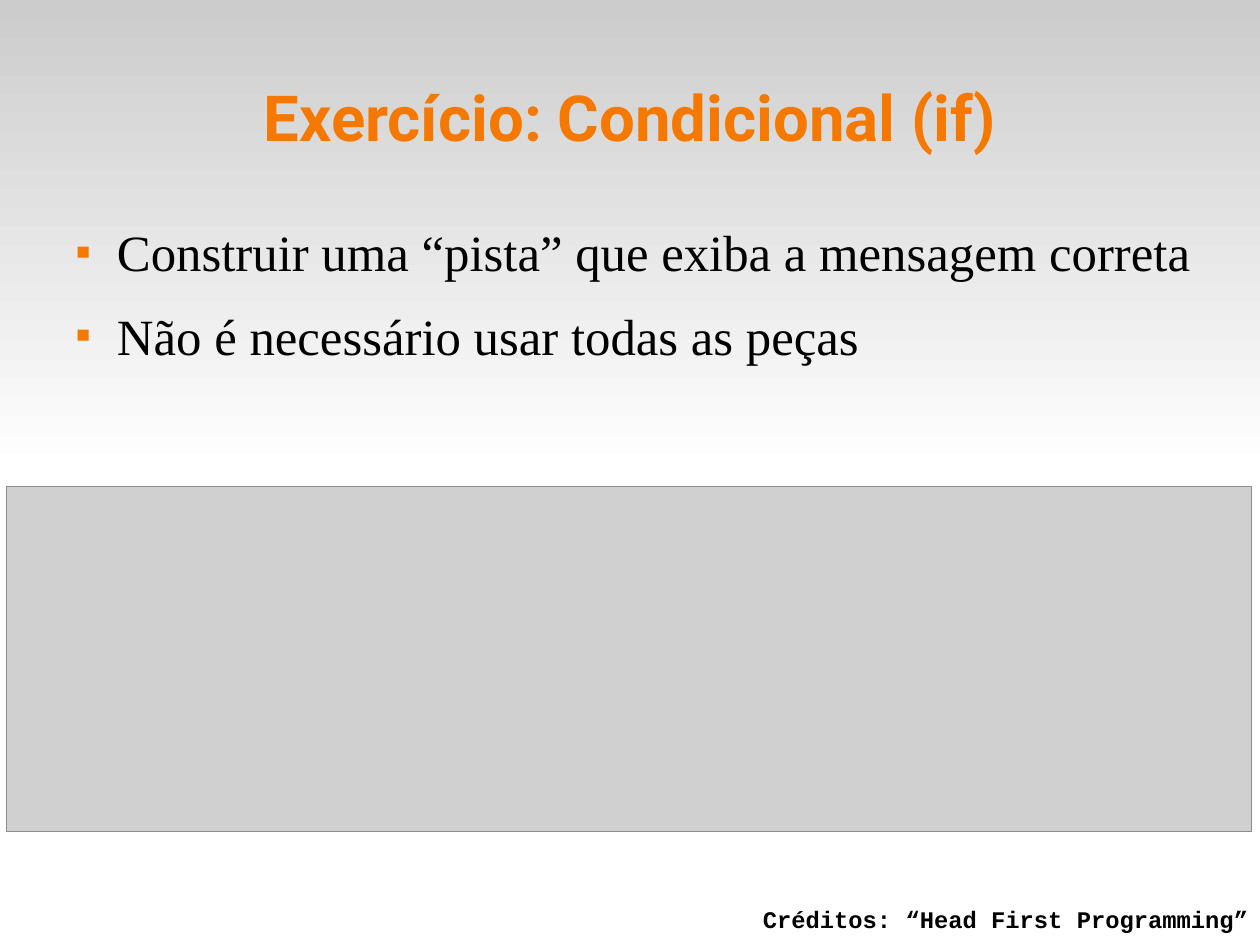
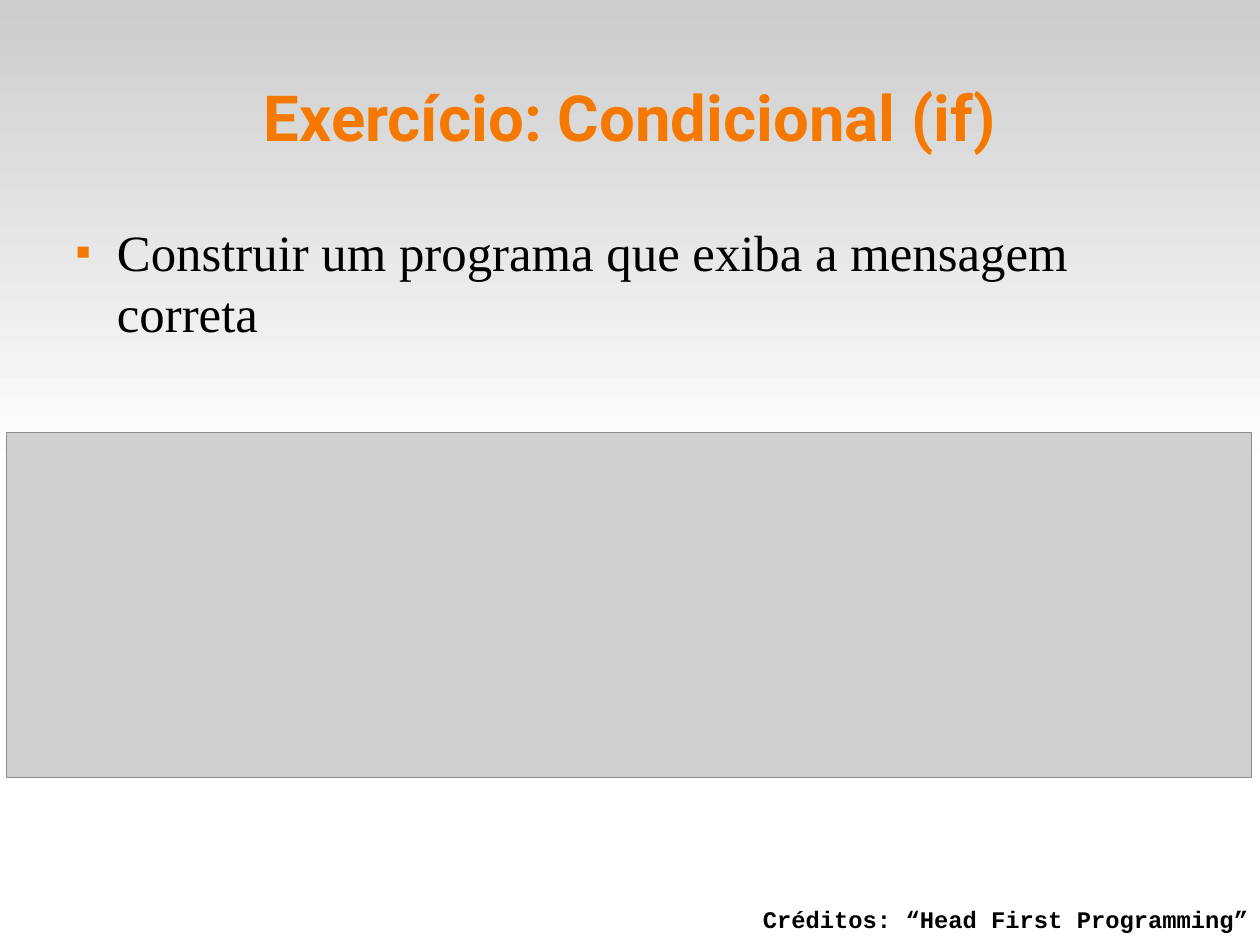
Before and after one commit to fsantanna-uerj/IPD, a slide deck: slide 18 of slides/ipd-03.odp. Drawn at 1260x945 pixels with LibreOffice and Linux fonts; fonts in the diff are those of the drawing; grey boxes stand for pictures. Boxes give left, top, right and bottom in pixels: in the first picture for what was removed or moved away, otherwise in the second. Text is boxed around its words. In the diff, an @@ line names an element or a change of style, - is before the commit and + after.

```diff
--- a/slides/ipd-03.odp
+++ b/slides/ipd-03.odp
@@ text at [117,235,1067,333]: text changed @@
-■ Construir uma “pista” que exiba a mensagem correta
-■ Não é necessário usar todas as peças
+■ Construir um programa que exiba a mensagem correta
@@ picture: place and size @@
-picture at [7,487,1252,832]
+picture at [7,433,1252,779]
```
Also in this commit, not shown: 9 other slides changed, 3 slides added, 3 slides removed, 4 other files.
